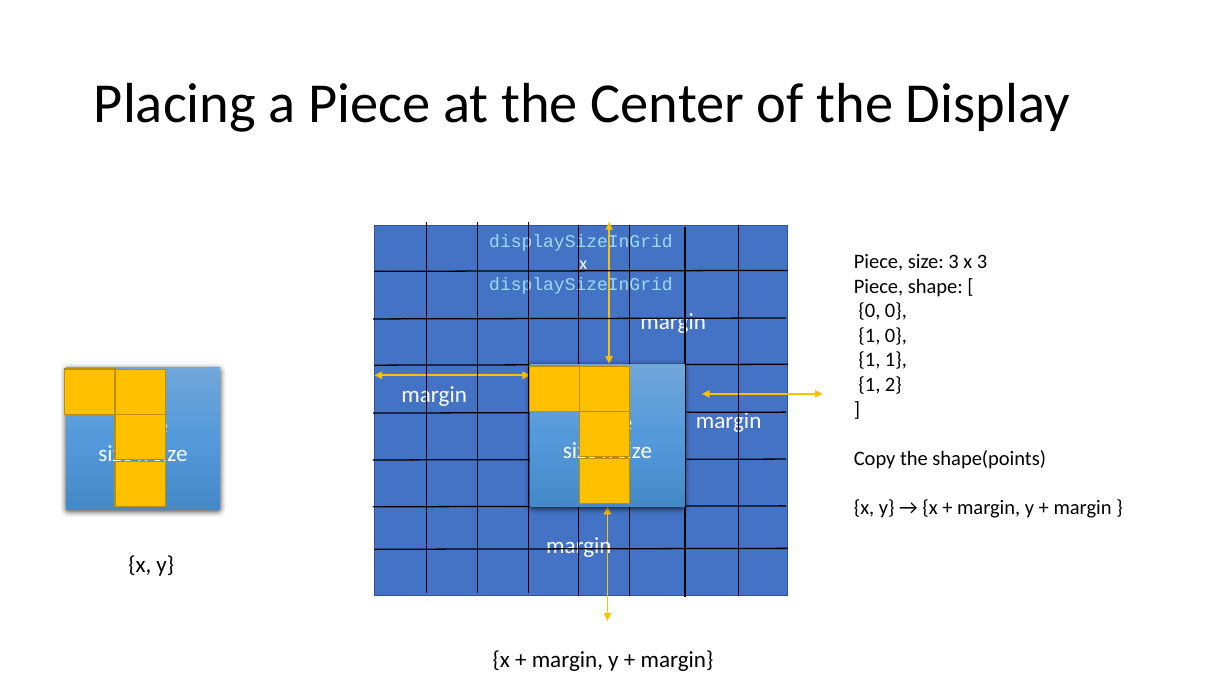
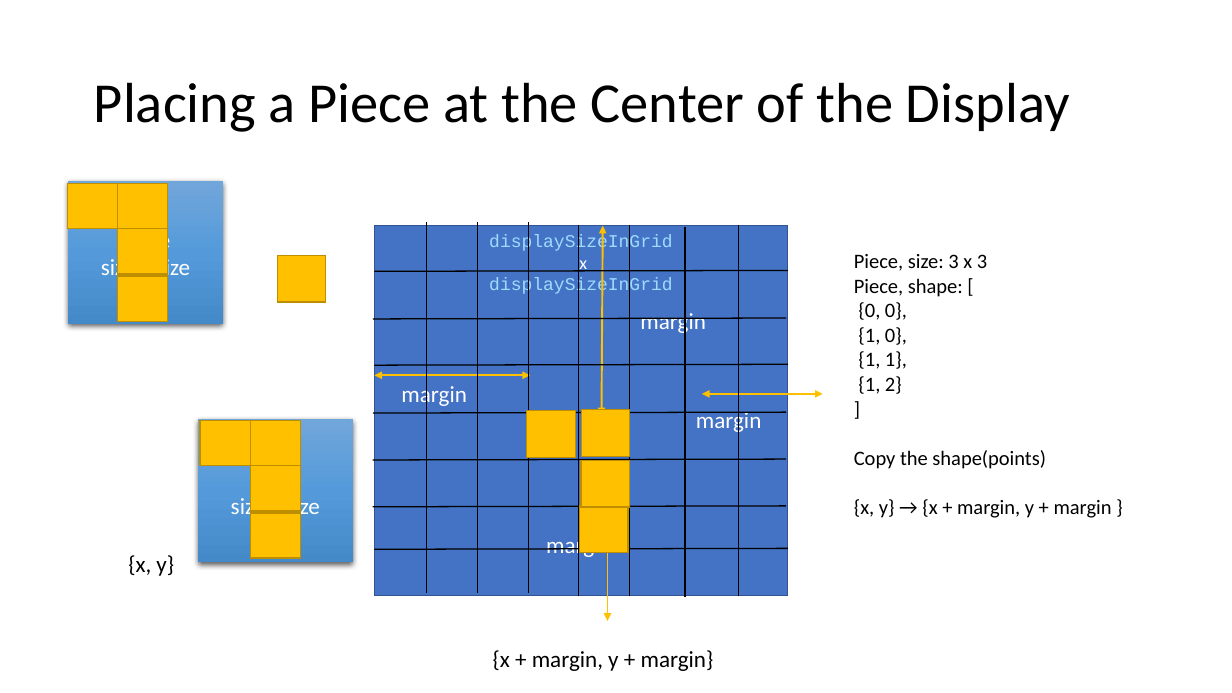
Before and after one commit to brianwhu/fun-in-js, a slide deck: slide 28 of documents/DataStructures.pptx. Drawn at 1232x693 pixels with LibreOffice and Linux fonts; fonts in the diff are those of the drawing. Boxes give left, top, right and bottom in pixels: in the first picture for what was removed or moved away, otherwise in the second. Text is boxed around its words. In the diff, an @@ line names an element or a change of style, - is before the commit and + after.

Commit message:
update

```diff
--- a/documents/DataStructures.pptx
+++ b/documents/DataStructures.pptx
@@ rectangle: place and size @@
-rectangle at [530, 366, 579, 411]
+rectangle at [67, 184, 117, 229]
@@ rectangle "Piece": place and size @@
-rectangle "Piece" at [531, 364, 686, 507]
+rectangle "Piece" at [68, 181, 224, 324]
@@ 3 rectangles: place and size @@
-3 rectangles at [579, 366, 629, 504]
+3 rectangles at [117, 184, 167, 322]
@@ double arrow moved from (609, 222) - (609, 364) to (603, 226) - (602, 415) @@
@@ rectangle added at [277, 256, 326, 302], fill #FFC000, outline #BD8E00 1 pt @@
@@ rectangle added at [527, 411, 576, 457], fill #FFC000, outline #BD8E00 1 pt @@
@@ rectangle added at [581, 409, 630, 456], fill #FFC000, outline #BD8E00 1 pt @@
@@ rectangle "Piece": place and size @@
-rectangle "Piece" at [66, 367, 221, 510]
+rectangle "Piece" at [198, 420, 353, 563]
@@ 4 rectangles: place and size @@
-4 rectangles at [65, 369, 165, 506]
+4 rectangles at [200, 421, 300, 558]
@@ rectangle added at [581, 460, 630, 506], fill #FFC000, outline #BD8E00 1 pt @@
@@ rectangle added at [579, 506, 628, 552], fill #FFC000, outline #BD8E00 1 pt @@
```
